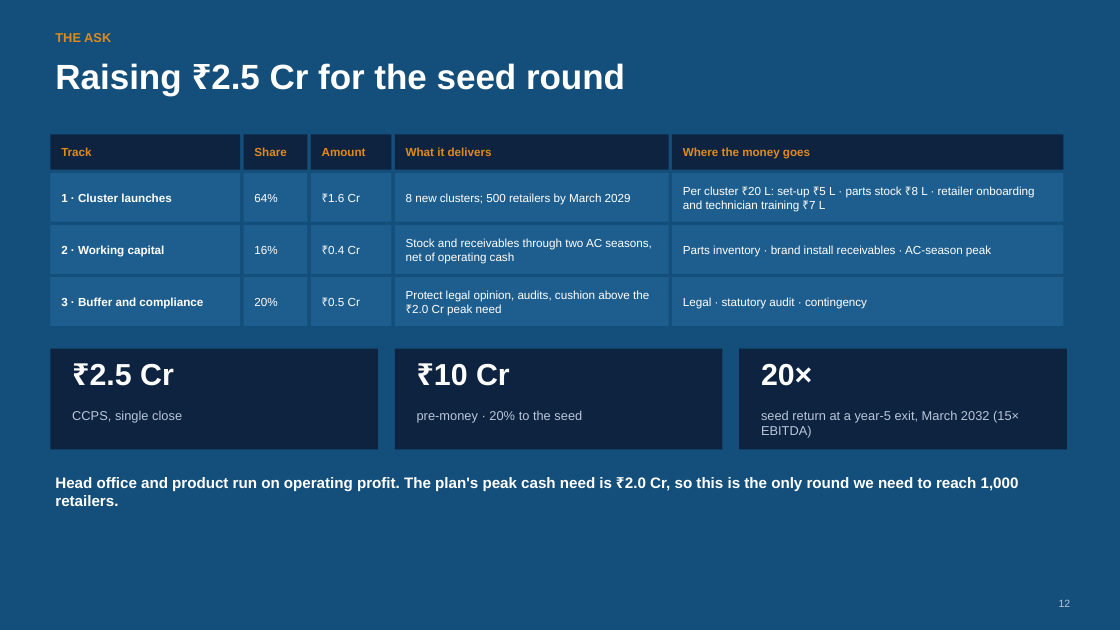
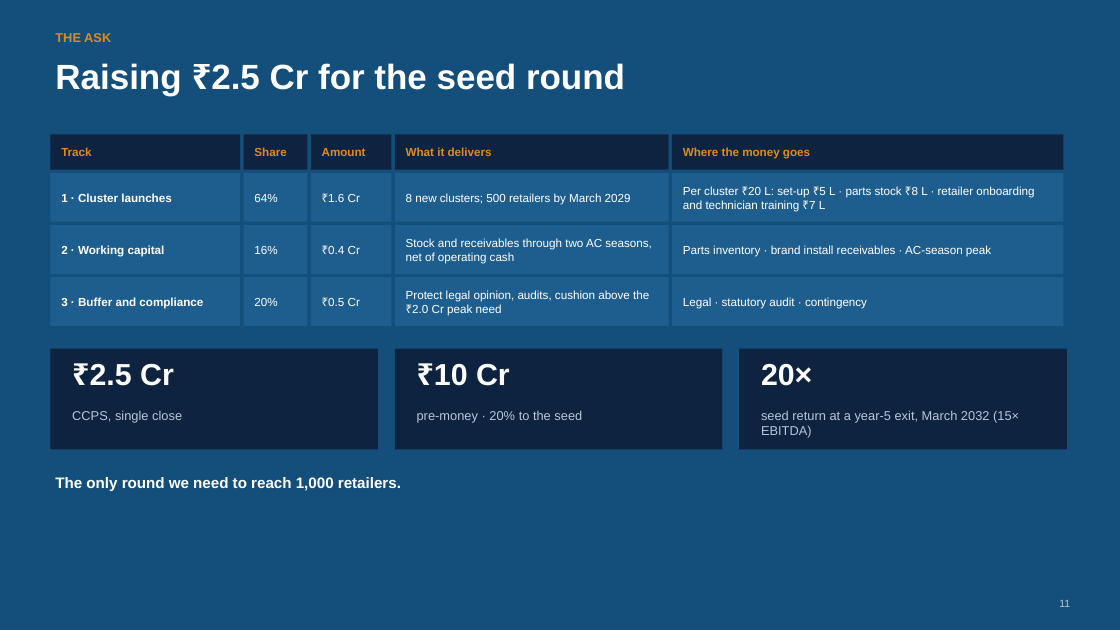
Before and after one commit to PrathyushaKalluri/keepwell, a slide deck: slide 11 of pitch_v2/deck/Keepwell_Seed_Deck.pptx (slide 12 before the commit). Drawn at 1120x630 pixels with LibreOffice and Linux fonts; fonts in the diff are those of the drawing. Boxes give left, top, right and bottom in pixels: in the first picture for what was removed or moved away, otherwise in the second. Text is boxed around its words. In the diff, an @@ line names an element or a change of style, - is before the commit and + after.

```diff
--- a/pitch_v2/deck/Keepwell_Seed_Deck.pptx
+++ b/pitch_v2/deck/Keepwell_Seed_Deck.pptx
@@ text at [55,477,401,491]: text changed @@
-Head office and product run on operating profit. The plan's peak cash need is ₹2.0 Cr, so this is the only round we need to reach 1,000 retailers.
+The only round we need to reach 1,000 retailers.
@@ text at [1059,600,1070,607]: text changed @@
-12
+11
```
Also in this commit, not shown: 2 other slides changed, 2 slides added, 2 slides removed, 13 other files.
